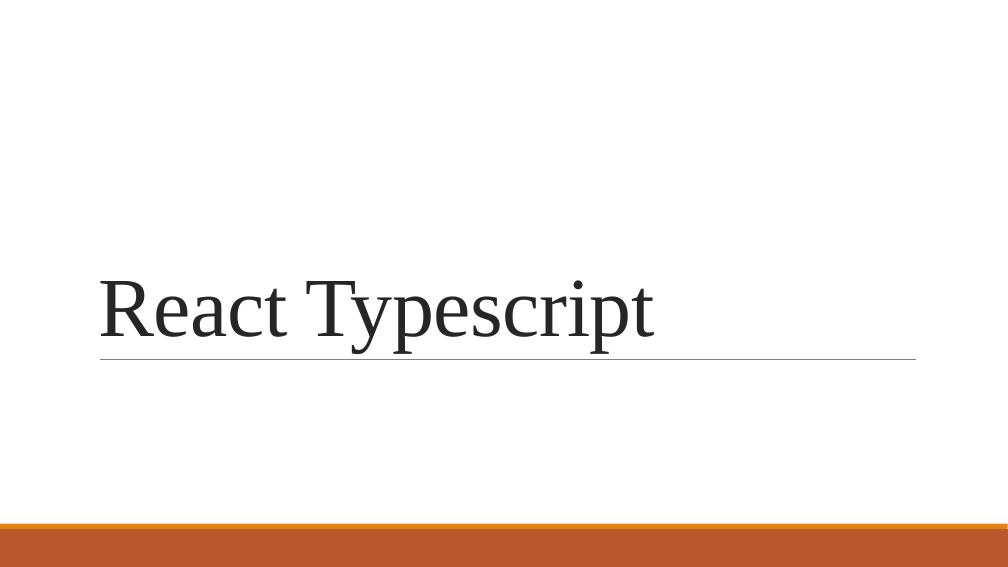
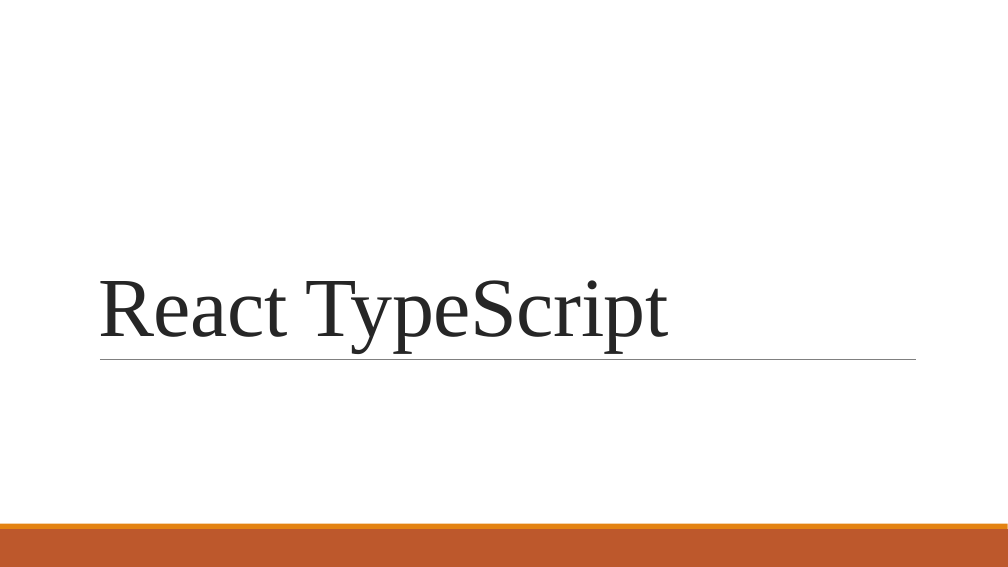
Before and after one commit to ddinhftieens/tranning-react, a slide deck: slide 1 of react_ts.pptx. Drawn at 1008x567 pixels with LibreOffice and Linux fonts; fonts in the diff are those of the drawing. Boxes give left, top, right and bottom in pixels: in the first picture for what was removed or moved away, otherwise in the second. Text is boxed around its words. In the diff, an @@ line names an element or a change of style, - is before the commit and + after.

```diff
--- a/react_ts.pptx
+++ b/react_ts.pptx
@@ title at box(98, 280, 669, 352): text changed @@
-React Typescript
+React TypeScript
```
Also in this commit, not shown: 6 other slides changed, 19 slides added, 2 other files.
